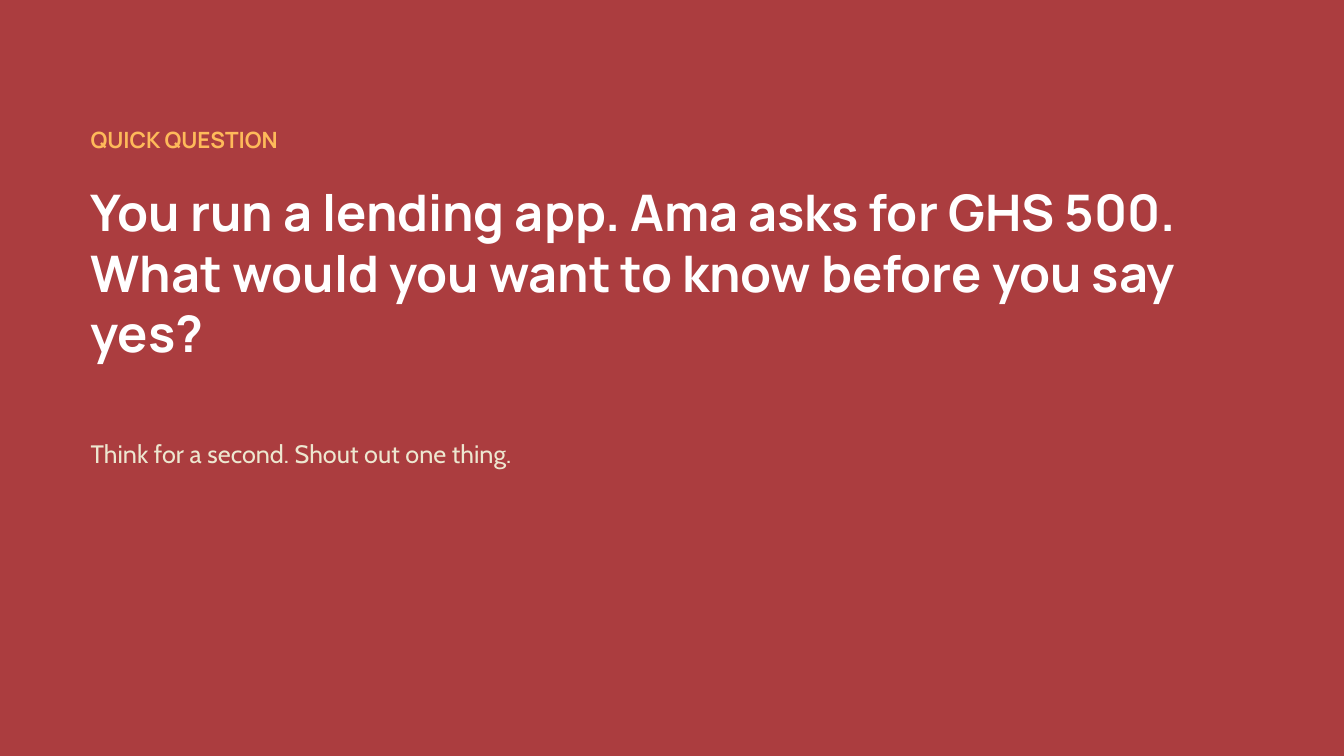
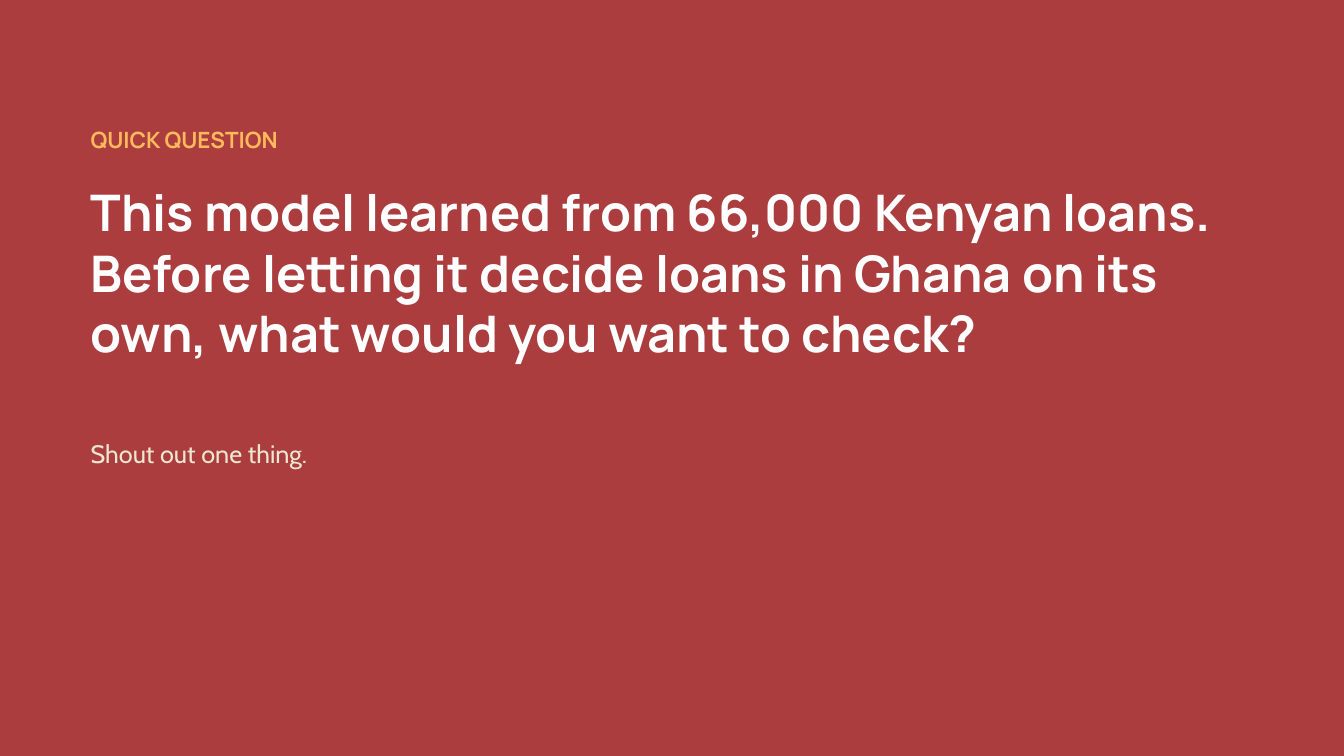
Before and after one commit to ASU-MICS-2028/mle-group-3-prosit-2, a slide deck: slide 16 of slides/NkwaPay_Debrief_Lesson.pptx (slide 2 before the commit). Drawn at 1344x756 pixels with LibreOffice and Linux fonts; fonts in the diff are those of the drawing. Boxes give left, top, right and bottom in pixels: in the first picture for what was removed or moved away, otherwise in the second. Text is boxed around its words. In the diff, an @@ line names an element or a change of style, - is before the commit and + after.

```diff
--- a/slides/NkwaPay_Debrief_Lesson.pptx
+++ b/slides/NkwaPay_Debrief_Lesson.pptx
@@ text at bbox=[91, 194, 1211, 364]: text changed @@
-You run a lending app. Ama asks for GHS 500. What would you want to know before you say yes?
+This model learned from 66,000 Kenyan loans. Before letting it decide loans in Ghana on its own, what would you want to check?
@@ text at bbox=[91, 444, 307, 469]: text changed @@
-Think for a second. Shout out one thing.
+Shout out one thing.
```
Also in this commit, not shown: 1 other slide changed, 2 slides added, 6 slides removed.
